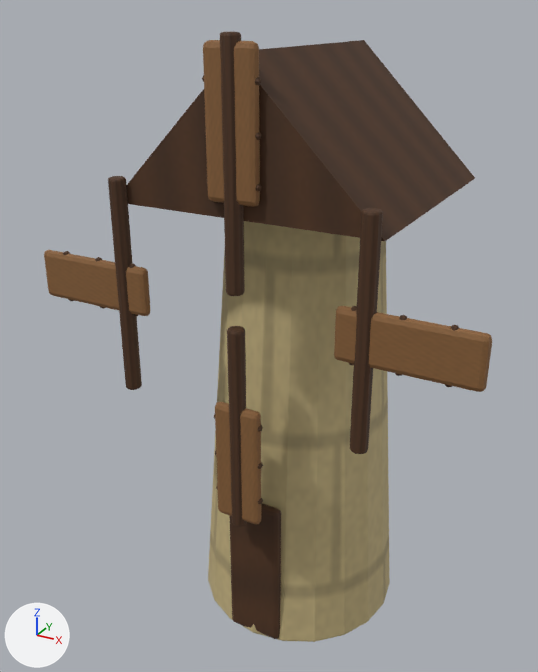
An edit to the glTF model dist/assets/mill.glb, drawn before and after from the same camera.
Both versions are drawn from a 50 mm camera at (1.57, -3.23, 3.2) aimed at (-0.15, -0.09, 1.63). Every picture has the same lights, and +X, +Y and +Z are marked at lower left. The older version comes first. Where no turn or scale is listed for an object, it has been applied to the vertices.

The first picture shows 'door', 'lattice_sail', 'lattice_sail.001', 'lattice_sail.002', 'lattice_sail.003', 'mill_base', 'mill_roof', 'rotor_spoke', 'rotor_spoke.001', 'rotor_spoke.002', 'rotor_spoke.003' and 5 more.
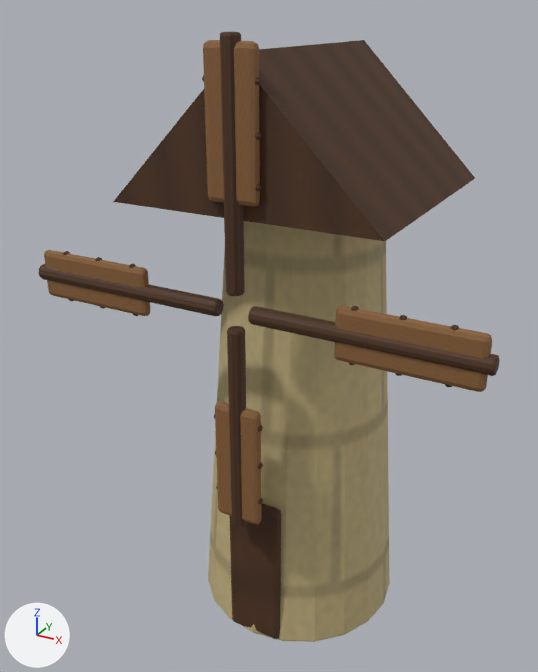
Changed parts and their boxes (x1, y1, x2, y2) in the pictures (538 x 672 px):
'rotor_spoke.001', turned: before (350, 208, 383, 454); after (248, 306, 500, 376)
'rotor_spoke.003', turned: before (108, 176, 142, 390); after (39, 264, 224, 316)

The edits, one by one:
Object 'rotor_spoke.001' (ob_rotor_spoke_001) turns from (0, 0, 0) to (90, 0, 90) degrees about x, y and z.
Object 'rotor_spoke.003' (ob_rotor_spoke_003) turns from (0, 0, 0) to (90, 0, -90) degrees about x, y and z.
